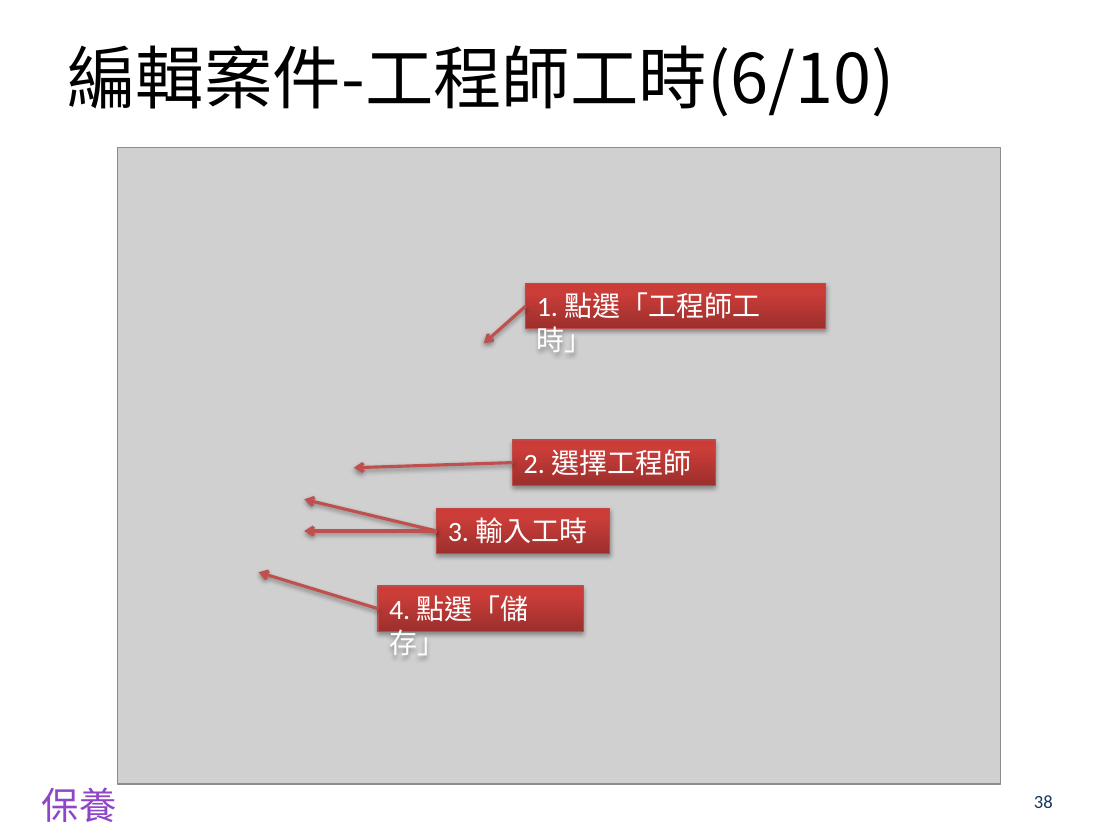
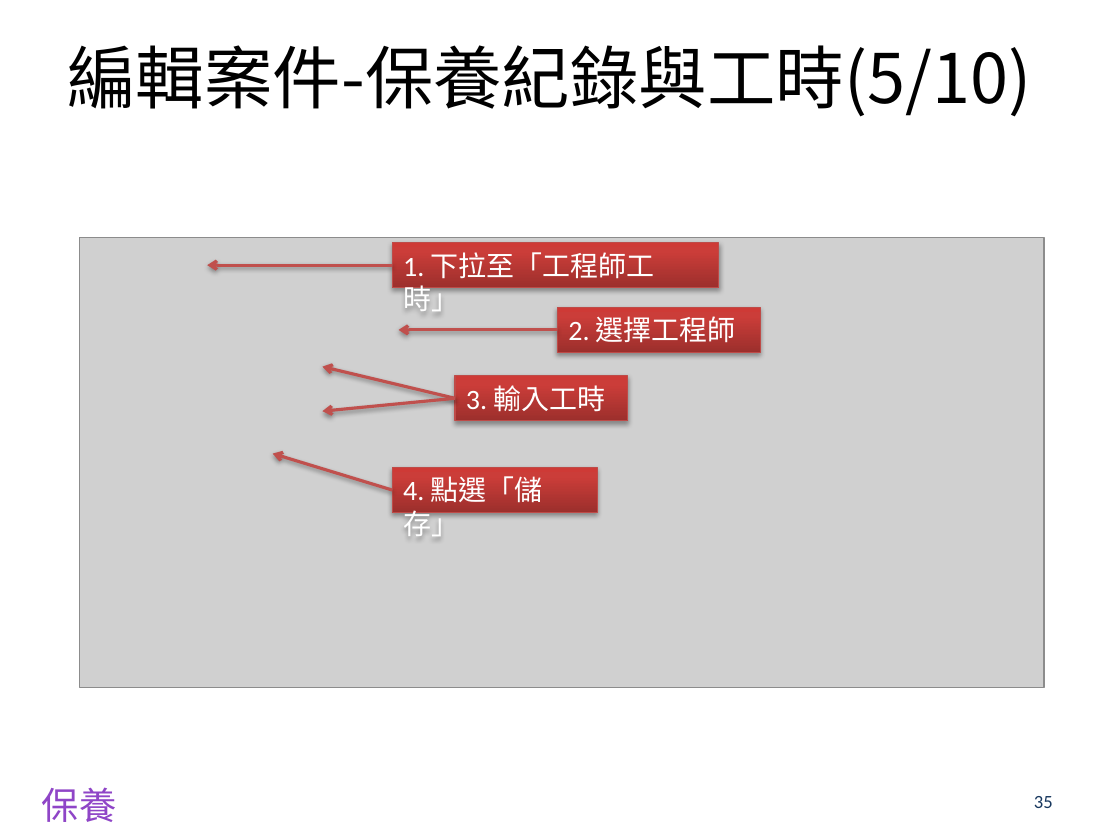
Before and after one commit to airball91327/BMEDSys, a slide deck: slide 35 of EDIS/EDIS/wwwroot/Files/Manual/BMED_EngManual.pptx (slide 38 before the commit). Drawn at 1120x840 pixels with LibreOffice and Linux fonts; fonts in the diff are those of the drawing; grey boxes stand for pictures; background and template pictures are left out. Boxes give left, top, right and bottom in pixels: in the first picture for what was removed or moved away, otherwise in the second. Text is boxed around its words. In the diff, an @@ line names an element or a change of style, - is before the commit and + after.

```diff
--- a/EDIS/EDIS/wwwroot/Files/Manual/BMED_EngManual.pptx
+++ b/EDIS/EDIS/wwwroot/Files/Manual/BMED_EngManual.pptx
@@ title at [67,45,1031,117]: text changed @@
-編輯案件-工程師工時(6/10)
+編輯案件-保養紀錄與工時(5/10)
@@ picture: place and size @@
-picture at [118,148,1000,784]
+picture at [80,237,1044,687]
@@ arrow moved from (525, 306) - (484, 344) to (392, 265) - (207, 265) @@
@@ rectangle "1. 下拉至「工程師工時」": place and size @@
-rectangle "1. 下拉至「工程師工時」" at [525,283,825,328]
+rectangle "1. 下拉至「工程師工時」" at [392,243,719,288]
@@ text in rectangle at [403,252,655,311]: text changed @@
-1. 點選「工程師工時」
+1. 下拉至「工程師工時」
@@ rectangle "2. 選擇工程師": place and size @@
-rectangle "2. 選擇工程師" at [513,440,716,485]
+rectangle "2. 選擇工程師" at [558,307,760,352]
@@ arrow moved from (513, 463) - (354, 468) to (558, 330) - (399, 330) @@
@@ arrow moved from (437, 531) - (305, 500) to (455, 399) - (323, 366) @@
@@ rectangle "3. 輸入工時": place and size @@
-rectangle "3. 輸入工時" at [437,508,609,553]
+rectangle "3. 輸入工時" at [455,375,627,420]
@@ arrow moved from (437, 531) - (305, 531) to (455, 399) - (323, 411) @@
@@ arrow moved from (379, 608) - (259, 572) to (392, 491) - (272, 454) @@
@@ rectangle "4. 點選「儲存」": place and size @@
-rectangle "4. 點選「儲存」" at [379,586,584,631]
+rectangle "4. 點選「儲存」" at [392,467,597,512]
@@ page number at [1034,796,1053,808]: text changed @@
-38
+35
```
Also in this commit, not shown: 31 other slides changed, 4 slides added, 7 slides removed, 7 other files.
